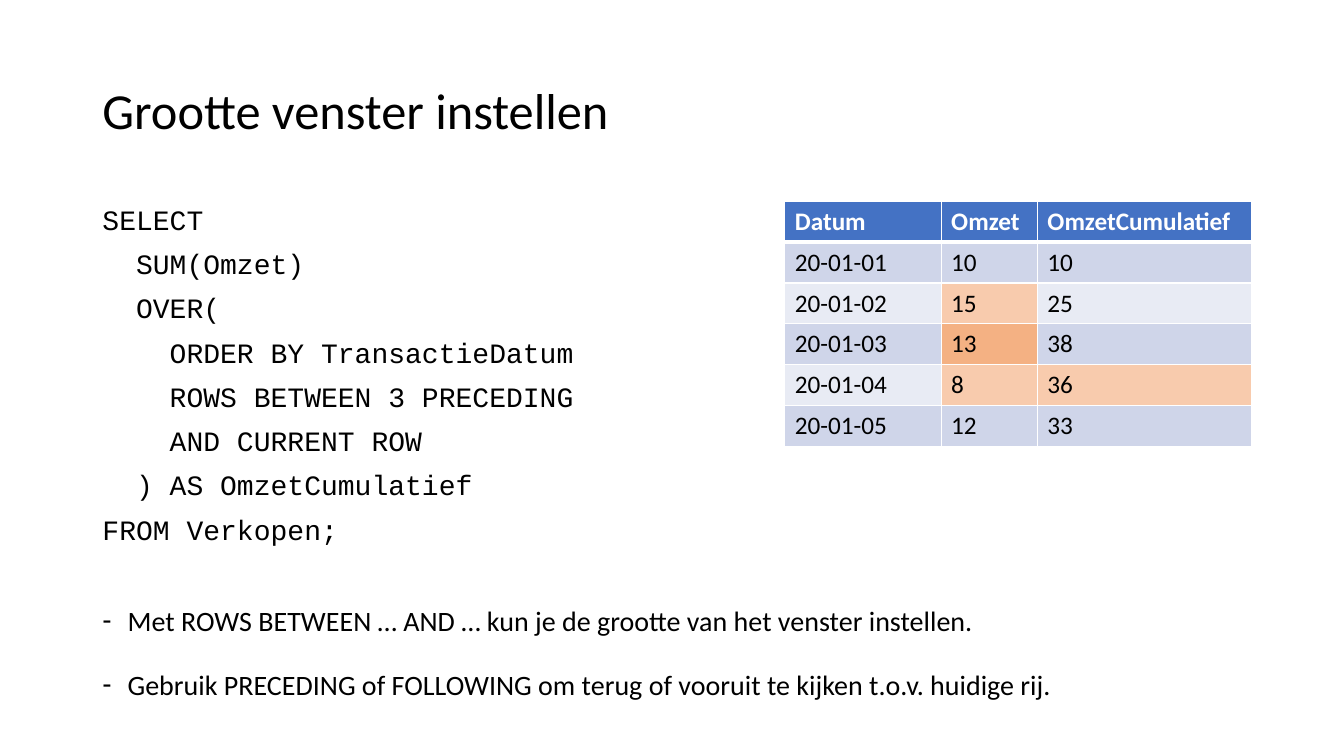
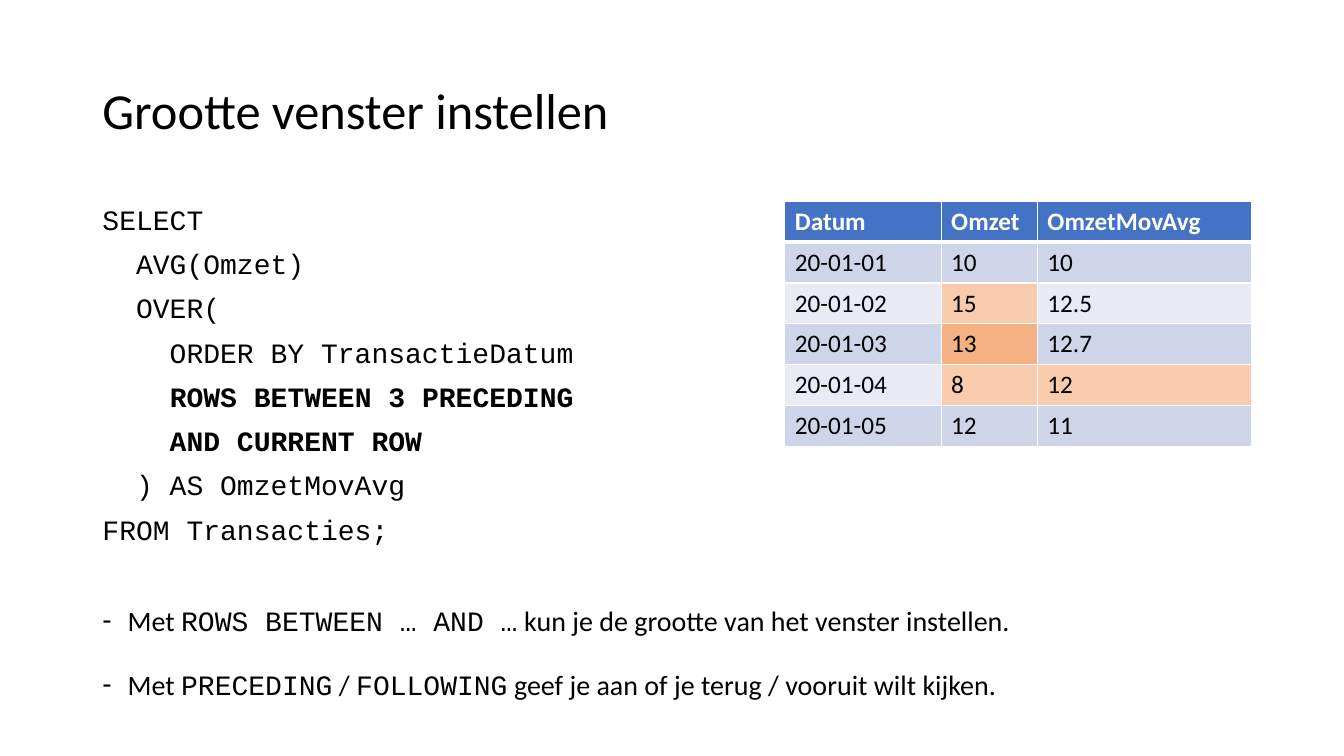
Before and after one commit to LFKoning/knowledge-sharing, a slide deck: slide 28 of sql/sql_introductie.pptx (slide 25 before the commit). Drawn at 1344x756 pixels with LibreOffice and Linux fonts; fonts in the diff are those of the drawing. Boxes give left, top, right and bottom in pixels: in the first picture for what was removed or moved away, otherwise in the second. Text is boxed around its words. In the diff, an @@ line names an element or a change of style, - is before the commit and + after.

```diff
--- a/sql/sql_introductie.pptx
+++ b/sql/sql_introductie.pptx
@@ table at box(785, 202, 1252, 447) @@
-row 1, column 3: OmzetCumulatief
+row 1, column 3: OmzetMovAvg
-row 3, column 3: 25
+row 3, column 3: 12.5
-row 4, column 3: 38
+row 4, column 3: 12.7
-row 5, column 3: 36
+row 5, column 3: 12
-row 6, column 3: 33
+row 6, column 3: 11
@@ text at box(136, 254, 304, 280): text changed @@
-SUM(Omzet)
+AVG(Omzet)
@@ text at box(170, 388, 573, 452): bold on in "ROWS BETWEEN 3 PRECEDING", "AND CURRENT ROW" @@
@@ text at box(102, 476, 405, 545): text changed @@
-) AS OmzetCumulatief
-FROM Verkopen;
+) AS OmzetMovAvg
+FROM Transacties;
@@ text at box(128, 611, 1009, 636): font Calibri to Courier New in "ROWS BETWEEN … AND …" @@
@@ text at box(128, 675, 996, 700): text changed @@
-– Gebruik PRECEDING of FOLLOWING om terug of vooruit te kijken t.o.v. huidige rij.
+– Met PRECEDING / FOLLOWING geef je aan of je terug / vooruit wilt kijken.
```
Also in this commit, not shown: 48 other slides changed, 8 slides added, 2 slides removed.
